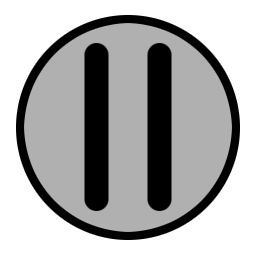
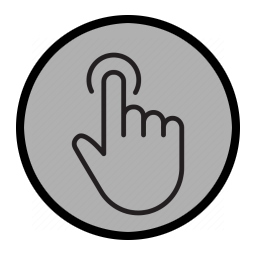
The second 256×256 image is a revision of the first. Changes to its layers:
hid "Pause", painted on it over [84, 42, 172, 212]
added layer "Select" above "Circle" over [32, 38, 224, 230]
